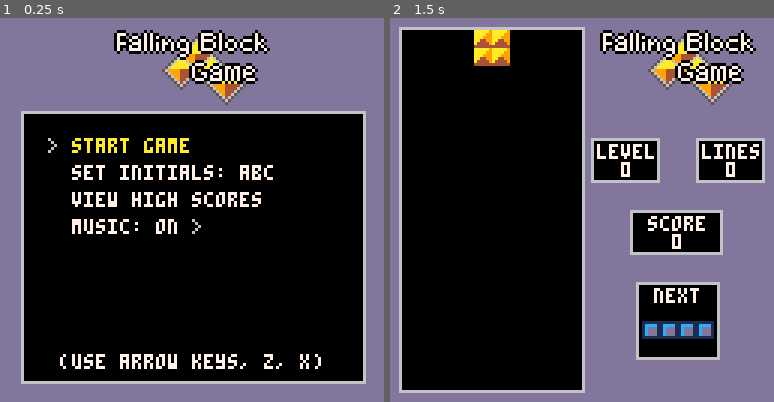
Above: before the commit, frames 1-2 (left to right).
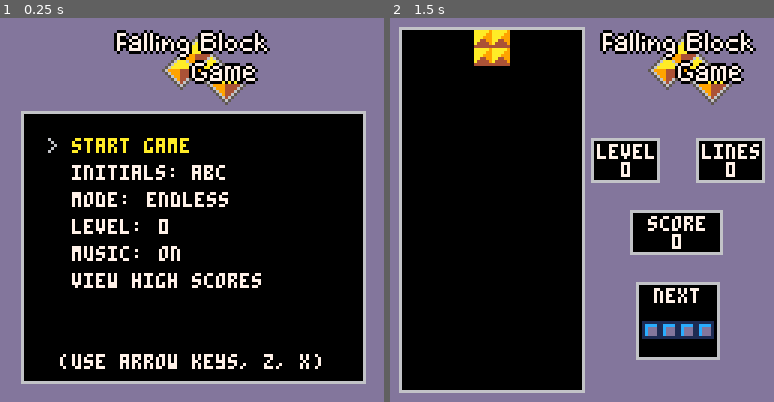
Above: after the commit, the same moments.

Repository: jaredkrinke/pico-8-fbg
Game: PICO-8 cartridge fbg.p8
The game is run twice, just before and just after one commit, with the same random seed, the same clock (stepped at 60 frames per second) and the same inputs.
Inputs:
- Up to frame 1 (0.25 s): no input
- Up to frame 2 (1.5 s): tap X (X key) at 0.33, 1.07 s; tap O (Z key) at 0.7 s

The runs differ from the first frame. In frame 1, 3.2% of the frame differs, in the area x 18-72%, y 38-71%; in frame 2, nothing differs.

Commit message:
Menu improvements

Diff:
--- a/fbg.p8
+++ b/fbg.p8
@@ -771,7 +771,6 @@
             local previous_level = level
             local cleared = board_clean()
             game_score_update(cleared)
-            -- todo: scoring, next piece
 
             fast_drop = false
             piece_hide()
@@ -824,7 +823,7 @@
     end
 end
 
-function game_reset()
+function game_reset(level_initial)
     board_reset()
     piece.index = 0
     piece.next_index = 0
@@ -832,7 +831,7 @@
     piece_advance()
     score:set_raw(0)
     lines = 0
-    level = 0
+    level = level_initial
     game_over = false
     game_paused = true
 
@@ -886,22 +885,22 @@
         end,
         draw = function (self, x, y, focused)
             menu_item.draw(self, x, y, focused)
-            x = x + 4 * #self.label + 4
-
-            color(colors.light_gray)
-            if index > 1 then
+            x = x + 4 * #self.label
+
+            color(colors.dark_gray)
+            if focused and index > 1 then
                 print("<", x, y)
-                x = x + 8
-            end
+            end
+            x = x + 5
 
             local choice_label = choices[index].label
             color(colors.white)
             if focused then color(colors.yellow) end
             print(choice_label, x, y)
-            x = x + 4 * #choice_label + 4
-
-            color(colors.light_gray)
-            if index < #choices then
+            x = x + 4 * #choice_label + 1
+
+            color(colors.dark_gray)
+            if focused and index < #choices then
                 print(">", x, y)
             end
         end,
@@ -927,8 +926,9 @@
 end
 
 local music_muted = false
+local level_initial = 0
 function game_start()
-    game_reset()
+    game_reset(level_initial)
     game_paused = false
     game_state = game_states.started
 
@@ -964,6 +964,18 @@
         player_initial_indexes[2] = band(0xff, shl(number, 8))
         player_initial_indexes[3] = band(0xff, number)
     end
+end
+
+-- mode, level, etc.
+local function create_level_choices()
+    local choices = {}
+    for i = 0, 9, 1 do
+        choices[#choices + 1] = {
+            label = "" .. i,
+            callback = function () level_initial = i end,
+        }
+    end
+    return choices
 end
 
 -- menus
@@ -977,23 +989,8 @@
             game_start()
         end,
     }),
-    -- todo: mode
-    -- todo: height
-    -- todo scores
-    -- todo: initials?
-    -- todo: music toggle
     menu_item.create({
-        -- todo: only show if a replay is available
-        label = "watch replay",
-        should_show = function () return comm_enabled end,
-        activate = function ()
-            replay = true
-            comm_start_replay() -- note: this will initialize prng
-            game_start()
-        end,
-    }),
-    menu_item.create({
-        label = "set initials:",
+        label = "initials:",
         initials = player_initial_indexes,
         index = 0,
         handle_input = function (self)
@@ -1048,6 +1045,17 @@
             end
         end,
     }),
+    menu_item.create_choice("mode:", {
+        -- todo: implement
+        { label = "endless", callback = function ()  end },
+        { label = "limited", callback = function ()  end },
+        { label = "cleanup", callback = function ()  end },
+    }),
+    menu_item.create_choice("level:", create_level_choices()),
+    menu_item.create_choice("music:", {
+        { label = "on", callback = function () music_muted = false end },
+        { label = "off", callback = function () music_muted = true end },
+    }),
     menu_item.create({
         label = "view high scores",
         activate = function ()
@@ -1055,9 +1063,15 @@
             debug_message = "not implemented!"
         end,
     }),
-    menu_item.create_choice("music:", {
-        { label = "on", callback = function () music_muted = false end },
-        { label = "off", callback = function () music_muted = true end },
+    menu_item.create({
+        -- todo: only show if a replay is available
+        label = "watch replay",
+        should_show = function () return comm_enabled end,
+        activate = function ()
+            replay = true
+            comm_start_replay() -- note: this will initialize prng
+            game_start()
+        end,
     }),
 }
 
